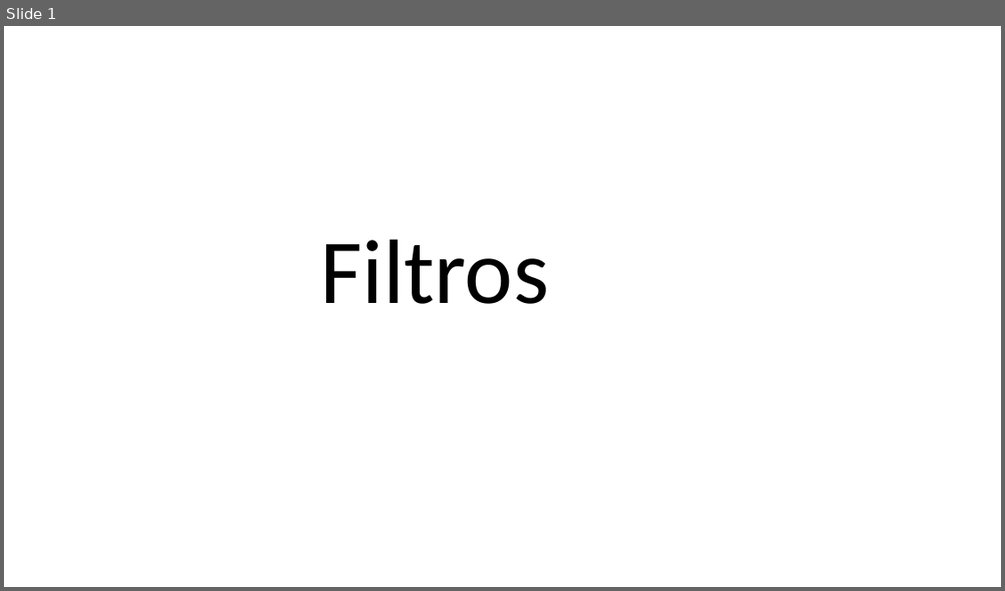
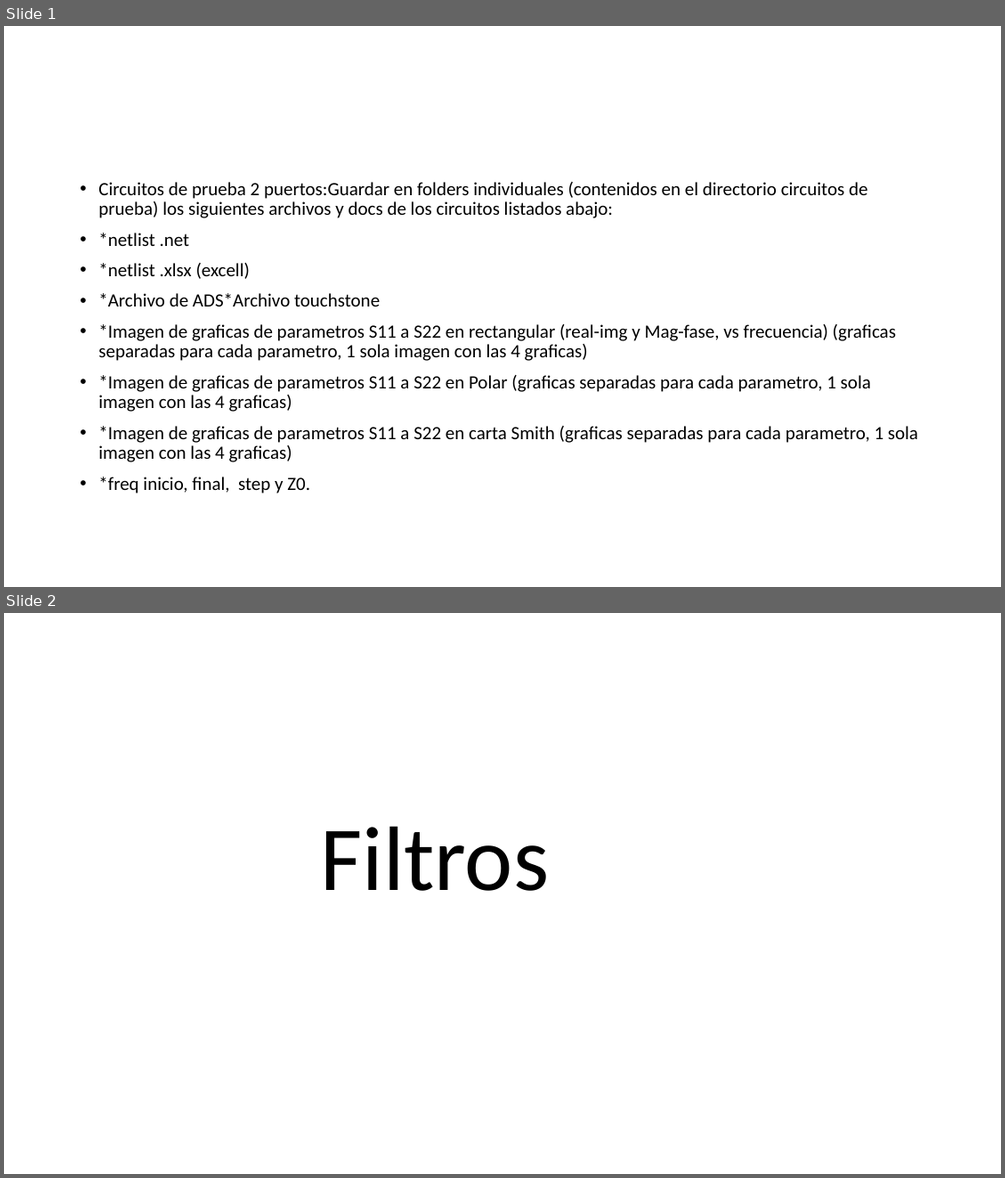
Before and after one commit to montsejmz/SimuladorRF_Proyecto, a slide deck: Test circuits/PruebasElementosDistribuidos.pptx. Shown one above the other, each under a label of ours: slide 1 before the commit, slides 1 and 2 after it. The pictures are 1005x591 and 1005x1178 pixels, drawn with LibreOffice and Linux fonts; fonts in the diff are those of the drawing. Boxes give left, top, right and bottom in pixels: in the first picture for what was removed or moved away, otherwise in the second. Text is boxed around its words. In the diff, an @@ line names an element or a change of style, - is before the commit and + after.

Commit message:
Circuitos de prueba y modificación para elementos en serie

```diff
--- a/Test circuits/PruebasElementosDistribuidos.pptx
+++ b/Test circuits/PruebasElementosDistribuidos.pptx
@@ slide 1 added at (x1=4, y1=26, x2=1001, y2=587), background #FFFFFF @@
@@ text added at (x1=98, y1=182, x2=918, y2=493), 18 pt, text #000000 @@
+• Circuitos de prueba 2 puertos:Guardar en folders individuales (contenidos en el directorio circuitos de prueba) los siguientes archivos y docs de los circuitos listados abajo:
+• *netlist .net
+• *netlist .xlsx (excell)
+• *Archivo de ADS*Archivo touchstone
+• *Imagen de graficas de parametros S11 a S22 en rectangular (real-img y Mag-fase, vs frecuencia) (graficas separadas para cada parametro, 1 sola imagen con las 4 graficas)
+• *Imagen de graficas de parametros S11 a S22 en Polar (graficas separadas para cada parametro, 1 sola imagen con las 4 graficas)
+• *Imagen de graficas de parametros S11 a S22 en carta Smith (graficas separadas para cada parametro, 1 sola imagen con las 4 graficas)
+• *freq inicio, final, step y Z0.
@@ what was slide 1 is now slide 2 @@
```
Also in this commit, not shown: 23 other files.
